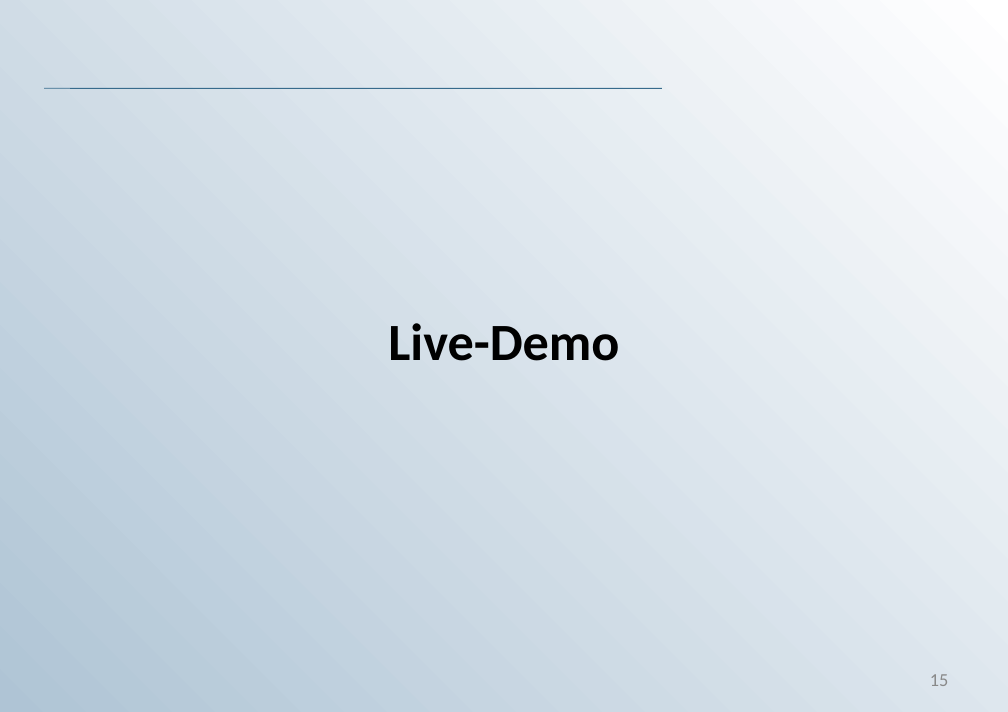
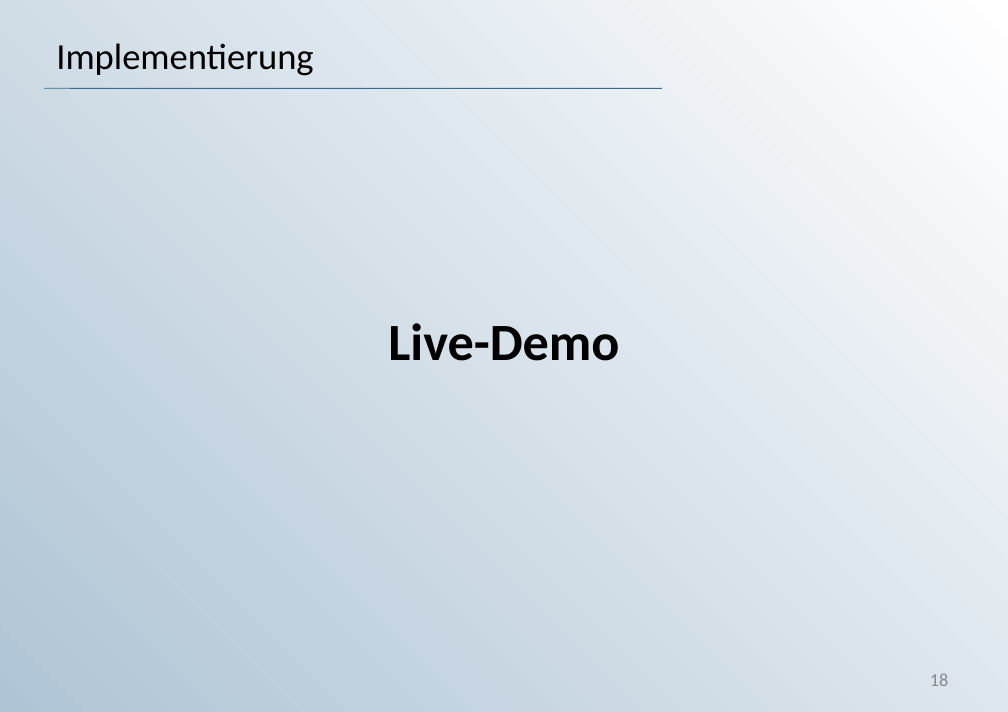
Before and after one commit to KaterinaKirova/Exam-DAVA, a slide deck: slide 18 of Präsentation_DAVA_Prüfung.ppt (slide 15 before the commit). Drawn at 1008x712 pixels with LibreOffice and Linux fonts; fonts in the diff are those of the drawing; background and template pictures are left out. Boxes give left, top, right and bottom in pixels: in the first picture for what was removed or moved away, otherwise in the second. Text is boxed around its words. In the diff, an @@ line names an element or a change of style, - is before the commit and + after.

```diff
--- a/Präsentation_DAVA_Prüfung.ppt
+++ b/Präsentation_DAVA_Prüfung.ppt
@@ title added at (56,43,313,76), 28 pt, text #000000 @@
+Implementierung
@@ page number at (930,673,949,686): text changed @@
-15
+18
```
Also in this commit, not shown: 4 other slides changed, 3 slides added, 1 slide removed.
